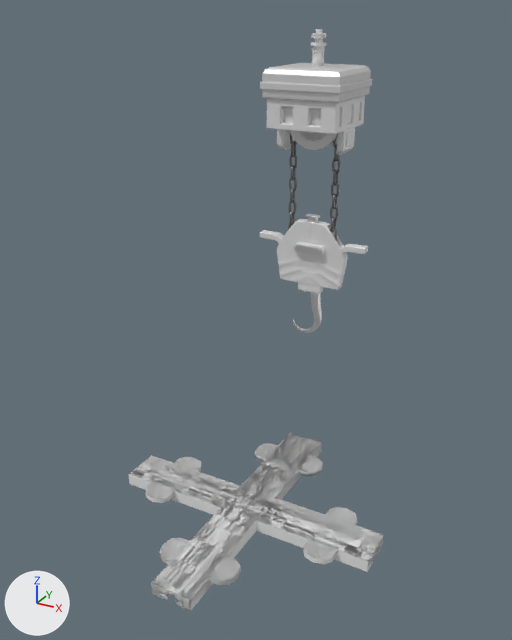
The FBX model ModelsForUE/GroupD/FM-005 Pulleys.fbx: old version first, new version second.
One viewpoint serves both versions: a 50 mm camera at (2.12, -4.74, 3.37) aimed at (0.01, -0.91, 1.45). Every picture has the same lights, and +X, +Y and +Z are marked at lower left. Where no turn or scale is listed for an object, it has been applied to the vertices. Vertices at the same position are counted once.

The first picture shows 'FM-005-Pulley-Stand', 'FM-005-PulleyHook', 'FM-005-PulleyLift2', 'FM-005-PulleyLiftTop', 'FM-005-PulleyRailCorner', 'FM-005-PulleyRailStraight', 'FM-005-PulleyRailT', 'FM-005-PulleyRailX', 'FM-005-PulleyWheel', 'FM-005-SmallChain'.
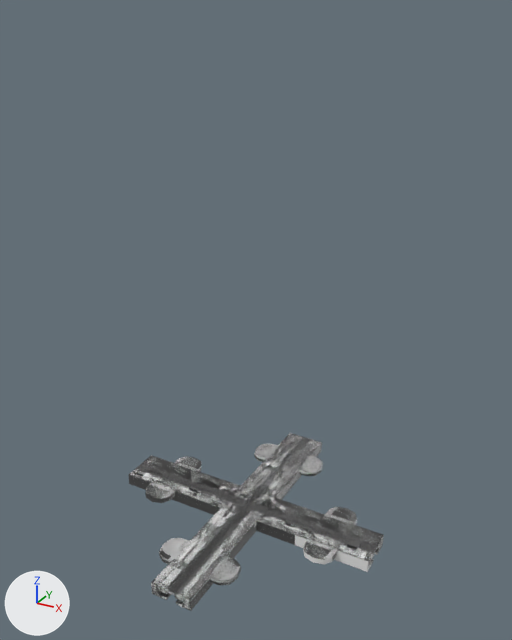
Pixel boxes [x1, y1, x2, y2] of what changed, in the pictures (512 x 640 px):
'FM-005-PulleyLift2', deleted: before [260, 63, 372, 155]
'FM-005-PulleyHook', deleted: before [260, 214, 368, 333]
'FM-005-SmallChain', deleted: before [288, 133, 341, 241]
'FM-005-PulleyWheel', deleted: before [290, 131, 338, 150]
'FM-005-Pulley-Stand', deleted: before [312, 46, 325, 67]
'FM-005-PulleyLiftTop', deleted: before [311, 29, 326, 46]
part 1 of me_mesh_001, cut back: before [132, 433, 381, 604]
part 2 of me_mesh, cut back: before [153, 433, 322, 610]; after [159, 436, 309, 609]

The change, as a list of edits to the scene's bpy script:
```text
Add mat_pulleyrails:
    mat_pulleyrails = principled_material('PulleyRails')
    mat_pulleyrails.base_color = (0.22, 0.22, 0.22)  # grey #818181
    mat_pulleyrails.metallic = 1.0
Change me_mesh:
    used by ob_fm_005_pulleyrailstraight; location = (0.0, 0.0, 0.0); rotation_euler = (3.142, 0.0, -1.571), in degrees (180, 0, -90); scale = (-1.0, -0.15, -0.02)
    remove me_mesh.from_pydata(...)  # 7789 vertices, 7822 faces; spans x -2.0..0.0, y -1.96..1.96, z -4.5..0.0
    add me_mesh.from_pydata(...)  # 7342 vertices, 7408 faces; spans x -2.0..0.0, y -1.96..1.96, z -4.5..0.0
    me_mesh part 2: 100 vertices moved from x -2.0..0.0, y -1.0..0.79, z -4.5..0.0 to x -2.0..0.0, y -1.0..0.8, z -4.5..0.0; 763 vertices removed from x -2.0..0.0, y -1.0..1.0, z -4.5..0.0; 316 vertices added at x -2.0..0.0, y -0.41..0.8, z -4.5..0.0
Change me_mesh_001:
    used by ob_fm_005_pulleyrailx; location = (0.0, 0.0, 0.0); rotation_euler = (3.142, 0.0, -1.571), in degrees (180, 0, -90); scale = (-1.0, -0.15, -0.02)
    remove me_mesh_001.from_pydata(...)  # 18308 vertices, 18399 faces; spans x -2.0..0.0, y -6.67..6.67, z -4.5..0.0
    add me_mesh_001.from_pydata(...)  # 16070 vertices, 16220 faces; spans x -2.0..0.0, y -6.67..6.67, z -4.5..0.0
    me_mesh_001 part 1: 250 vertices moved within x -2.0..0.0, y -6.67..6.67, z -4.5..-2.0; 2238 vertices removed from x -2.0..0.0, y -6.67..6.67, z -4.5..0.0
    add me_mesh_001.materials.append(mat_pulleyrails)  # grey #818181
Remove ob_fm_005_smallchain:
    ob_fm_005_smallchain = bpy.data.objects.new('FM-005-SmallChain', me_cube_004)
    ob_fm_005_smallchain.location = (0.0, -0.001, 3.237)
    ob_fm_005_smallchain.scale = (-0.0025, -0.0025, -0.00187)
Remove ob_fm_005_pulleylifttop:
    ob_fm_005_pulleylifttop = bpy.data.objects.new('FM-005-PulleyLiftTop', me_cylinder_001)
    ob_fm_005_pulleylifttop.location = (0.0, 0.0, 3.237)
Remove ob_fm_005_pulleylift2:
    ob_fm_005_pulleylift2 = bpy.data.objects.new('FM-005-PulleyLift2', me_cube_009)
    ob_fm_005_pulleylift2.location = (0.0, 0.0, 3.237)
Remove ob_fm_005_pulleywheel:
    ob_fm_005_pulleywheel = bpy.data.objects.new('FM-005-PulleyWheel', me_cylinder)
    ob_fm_005_pulleywheel.location = (0.0, 0.0, 3.237)
Remove ob_fm_005_pulleyhook:
    ob_fm_005_pulleyhook = bpy.data.objects.new('FM-005-PulleyHook', me_cube_002)
    ob_fm_005_pulleyhook.location = (0.0, 0.0, 3.237)
Remove ob_fm_005_pulley_stand:
    ob_fm_005_pulley_stand = bpy.data.objects.new('FM-005-Pulley-Stand', me_cylinder_006)
    ob_fm_005_pulley_stand.location = (0.0, 0.0, 3.237)
```
